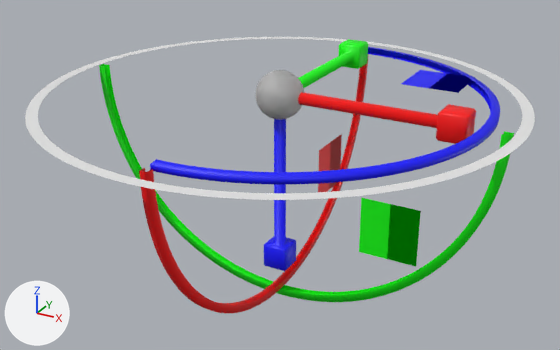
Two versions of the Blender file Resources/Engine/Models/gizmo-translation.blend, one commit apart.
Rendered twice from a camera (50 mm lens) standing at (291.0, -529.0, 194.0) and looking at (-2.0, 4.0, -73.0). Lighting does not change. The marker at lower left points along +X, +Y and +Z.

The older version as bpy lines, for what is in view:
```python
me_centerscaleselection = bpy.data.meshes.new('CenterScaleSelection')
me_centerscaleselection.from_pydata(...)  # a UV sphere (32 segments, 16 rings, poles along z) spanning x -20.0..20.0, y -20.0..20.0, z -20.0..20.0
me_centerscaleselection.polygons.foreach_set('use_smooth', [True] * 512)
me_scalex = bpy.data.meshes.new('ScaleX')
me_scalex.from_pydata(...)  # 89 vertices, 91 faces; spans x 13.8..157.3, y -11.2..11.2, z -11.2..11.2
me_scalex.polygons.foreach_set('use_smooth', [True] * 91)
me_scalex.materials.append(mat_red)  # red #ff0000
me_scaley = bpy.data.meshes.new('ScaleY')
me_scaley.from_pydata(...)  # 89 vertices, 91 faces; spans x -11.2..11.2, y 13.8..157.3, z -11.2..11.2
me_scaley.polygons.foreach_set('use_smooth', [True] * 91)
me_scaley.materials.append(mat_green)  # green #00ff00
ob_centerscaleselection = bpy.data.objects.new('CenterScaleSelection', me_centerscaleselection)
ob_centerscaleselection.location = (0.0, 0.0, 0.0)
ob_scalex = bpy.data.objects.new('ScaleX', me_scalex)
ob_scalex.location = (0.0, 0.0, 0.0)
ob_scaley = bpy.data.objects.new('ScaleY', me_scaley)
ob_scaley.location = (0.0, 0.0, 0.0)
# also in view: 'RotateY' at (0.0, 0.0, -94.0); 'RotateCenter' at (0.0, 0.0, 0.0); 'ScaleZ' at (0.0, 0.0, -86.0); 'PlaneZ' at (100.0, 100.0, 0.0); 'RotateX' at (0.0, 0.0, -90.0)
```
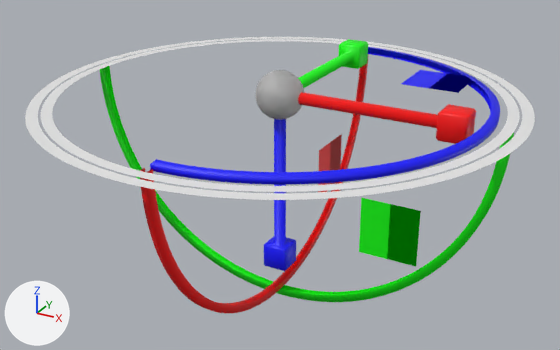
Boxes (x1, y1, x2, y2) around the edits, measured in the pictures (560 x 350 px):
'Rotate2D', added: after (41, 39, 519, 192)

Edits to the bpy script that builds the scene:
```text
Add me_rotate2d:
    me_rotate2d.from_pydata(...)  # 512 vertices, 256 faces; spans x -187.0..187.0, y -187.0..187.0, z 0.0
    me_rotate2d.polygons.foreach_set('use_smooth', [True] * 256)
Add ob_rotate2d:
    ob_rotate2d = bpy.data.objects.new('Rotate2D', me_rotate2d)
    ob_rotate2d.location = (0.0, 0.0, 0.0)
```
